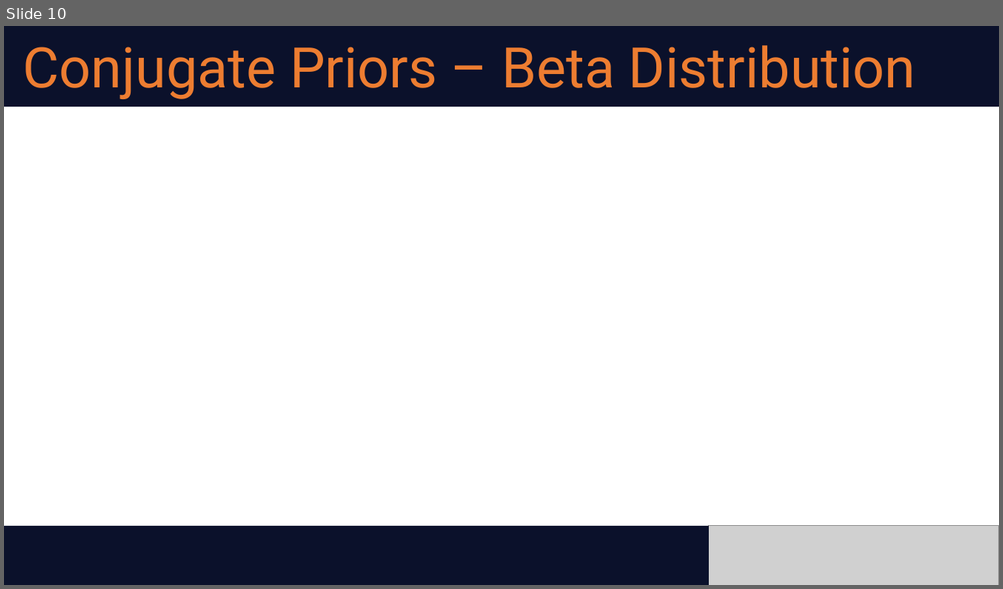
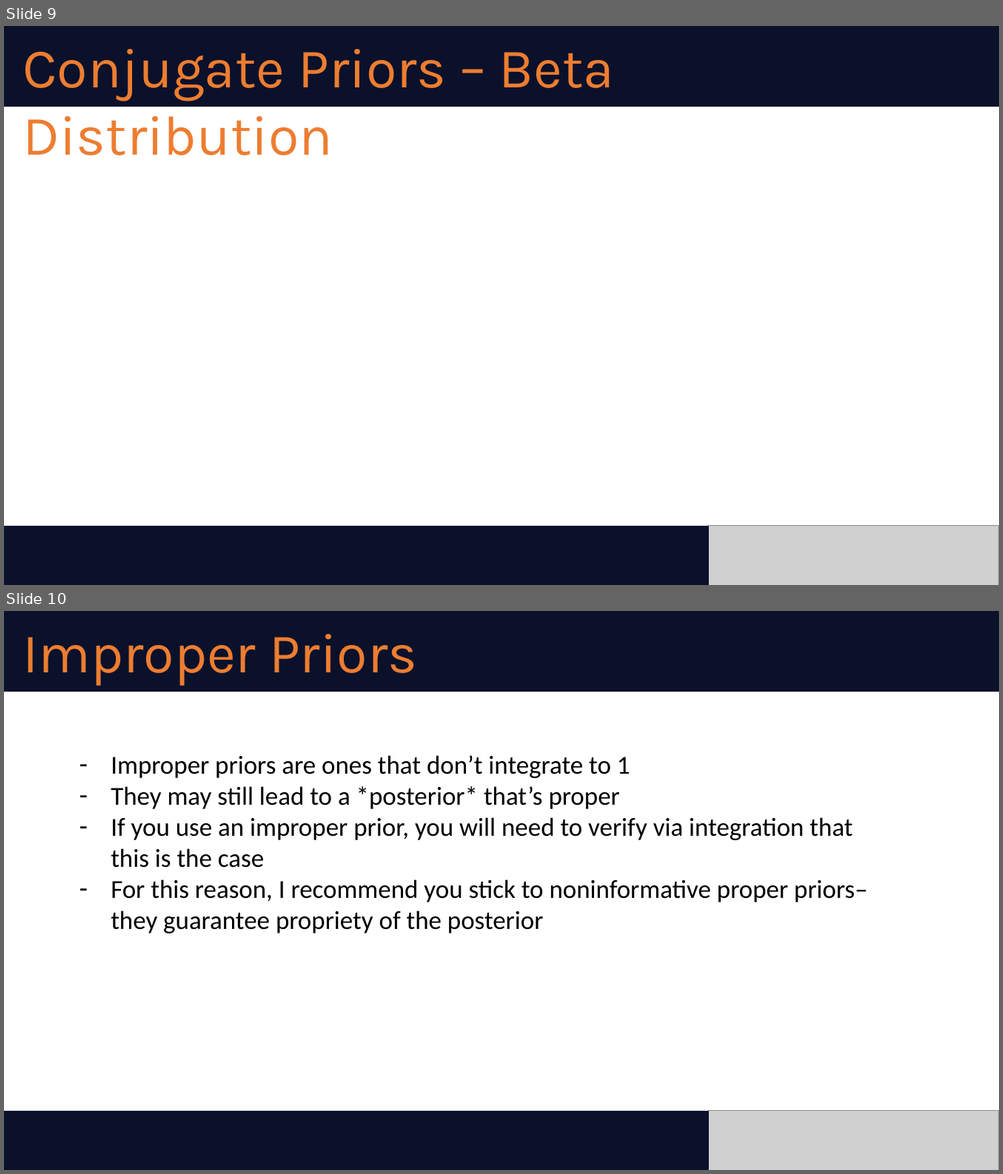
Before and after one commit to abogdan22/ds-6040, a slide deck: slides/module2.pptx. Shown one above the other, each under a label of ours: slide 10 before the commit, slides 9 and 10 after it. The pictures are 1003x589 and 1003x1174 pixels, drawn with LibreOffice and Linux fonts; fonts in the diff are those of the drawing; grey boxes stand for pictures. Boxes give left, top, right and bottom in pixels: in the first picture for what was removed or moved away, otherwise in the second. Text is boxed around its words. In the diff, an @@ line names an element or a change of style, - is before the commit and + after.

```diff
--- a/slides/module2.pptx
+++ b/slides/module2.pptx
@@ slide 10 added at [4, 611, 999, 1170], background #FFFFFF @@
@@ rectangle added at [4, 611, 999, 692], fill #0B112B @@
@@ text added at [22, 634, 417, 686], 54 pt, text #ED7D31 @@
+Improper Priors
@@ text added at [111, 755, 868, 934], 25 pt, text #000000 @@
+– Improper priors are ones that don’t integrate to 1
+– They may still lead to a *posterior* that’s proper
+– If you use an improper prior, you will need to verify via integration that this is the case
+– For this reason, I recommend you stick to noninformative proper priors–they guarantee propriety of the posterior
@@ rectangle added at [4, 1112, 708, 1170], fill #0B112B @@
@@ picture added at [708, 1112, 999, 1170] @@
@@ what was slide 10 is now slide 9 @@
@@ slide 9 changed as well @@
@@ text "Conjugate Priors – Beta Distribution" at [22, 49, 614, 156]: font Roboto to Karla @@
```
Also in this commit, not shown: 14 other slides changed, 3 slides removed, 1 other file.
